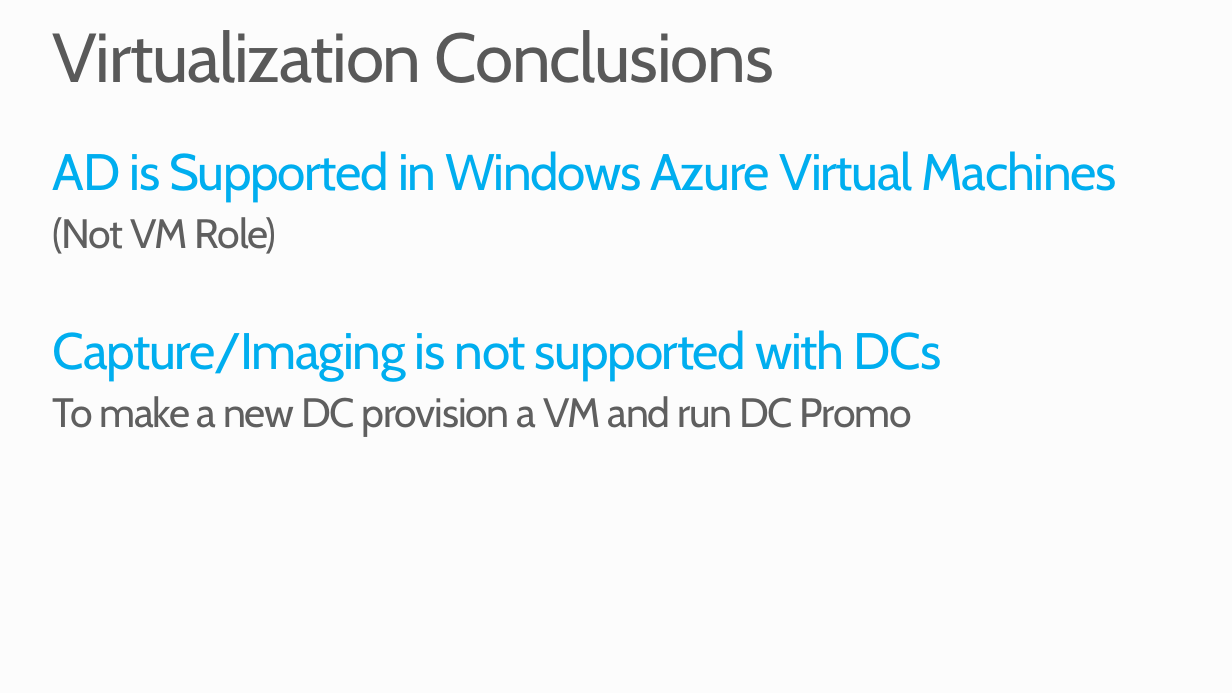
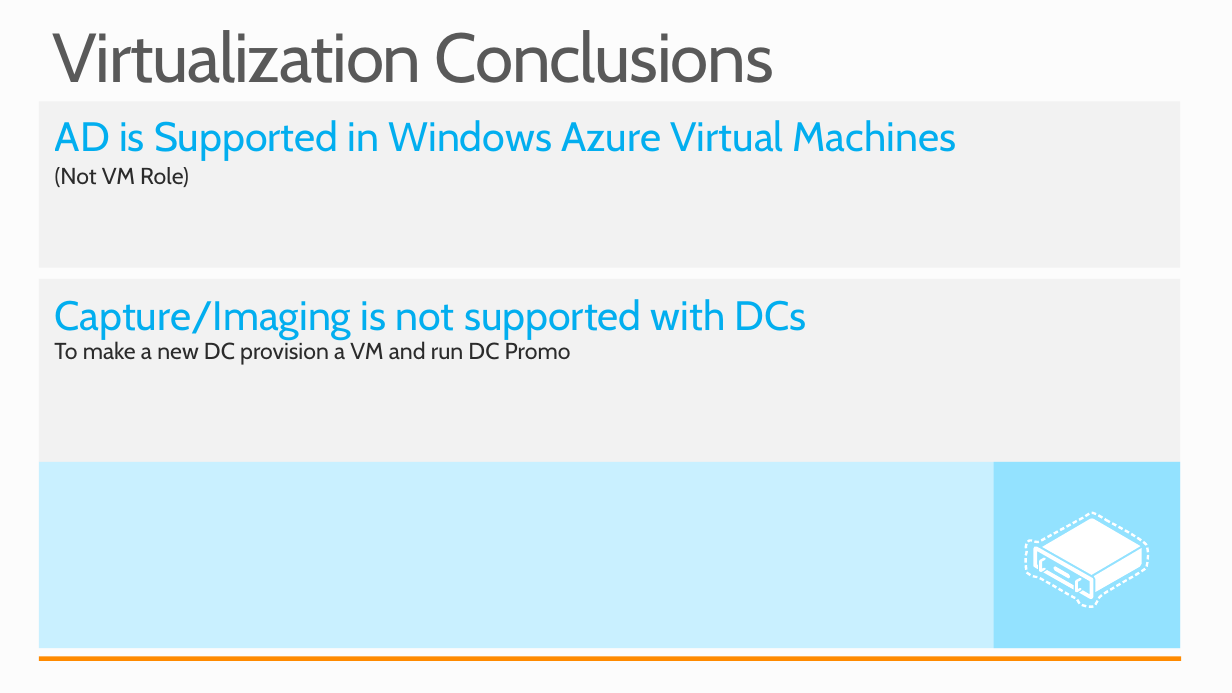
Before and after one commit to mwasham/WATK-Presentations, a slide deck: slide 9 of DeployingActiveDirectory/DeployingActiveDirectory.pptx. Drawn at 1232x693 pixels with LibreOffice and Linux fonts; fonts in the diff are those of the drawing; background and template pictures are left out. Boxes give left, top, right and bottom in pixels: in the first picture for what was removed or moved away, otherwise in the second. Text is boxed around its words. In the diff, an @@ line names an element or a change of style, - is before the commit and + after.

```diff
--- a/DeployingActiveDirectory/DeployingActiveDirectory.pptx
+++ b/DeployingActiveDirectory/DeployingActiveDirectory.pptx
@@ rectangle added at (x1=39, y1=102, x2=1180, y2=268), fill #F2F2F2 @@
@@ text added at (x1=55, y1=120, x2=957, y2=187), 32 pt, text #00AEEF @@
+AD is Supported in Windows Azure Virtual Machines
+(Not VM Role)
@@ rectangle added at (x1=39, y1=279, x2=1180, y2=462), fill #F2F2F2 @@
@@ text at (x1=54, y1=299, x2=807, y2=365): text changed; size 40 to 18 pt; text colour #00AEEF to #292929 @@
-AD is Supported in Windows Azure Virtual Machines
-(Not VM Role)
-Capture/Imaging is not supported with DCs
-To make a new DC provision a VM and run DC Promo
+Capture/Imaging is not supported with DCs
+To make a new DC provision a VM and run DC Promo
@@ rectangle added at (x1=39, y1=462, x2=1180, y2=649), fill #C9F0FF @@
@@ rectangle added at (x1=994, y1=462, x2=1180, y2=649), fill #93E2FF @@
@@ freeform shape added at (x1=1024, y1=512, x2=1149, y2=608), fill #FFFFFF @@
@@ rectangle added at (x1=39, y1=656, x2=1181, y2=661), fill #FF8A00 @@
```
Also in this commit, not shown: 23 other slides changed, 1 slide added, 1 slide removed, 4 other files.
